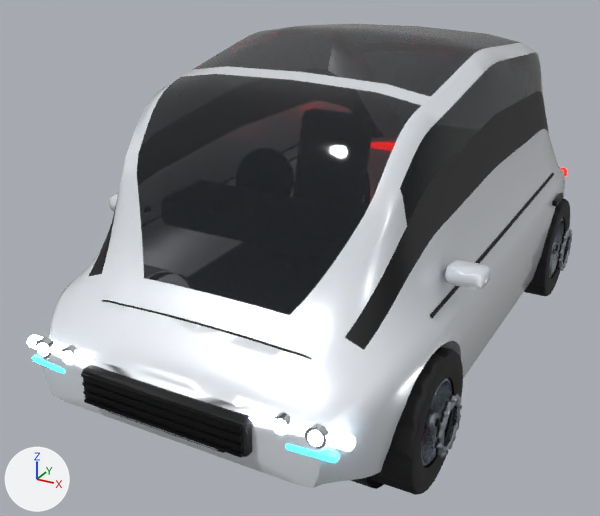
The glTF model godot-world-fracture/models/fleet/city-pod.glb as it was, and as the next commit left it.
Before and after are seen from a 50 mm lens placed at (1.74, -3.77, 2.26), pointed at (-0.19, -0.26, 0.51). Lighting does not change. The marker at lower left points along +X, +Y and +Z. The first picture is the older version. Where no turn or scale is listed for an object, it has been applied to the vertices. Vertices at exactly the same position are counted once.

Names of what the first picture shows: 'Body', 'WheelFR', 'WheelRR'.
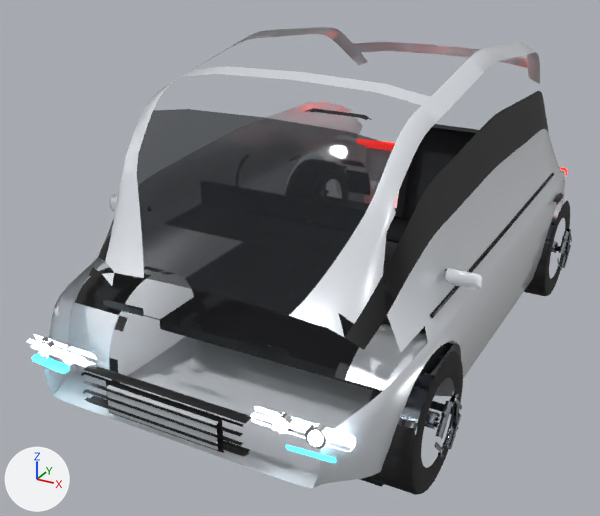
What differs and where, as boxes [x1, y1, x2, y2] in the pictures (600 x 516 px):
'Body', reshaped: before [26, 24, 567, 489]; after [27, 27, 567, 488]
'WheelFR', reshaped: before [369, 347, 463, 495]; after [369, 352, 463, 495]
'WheelRR', reshaped: before [524, 198, 572, 296]; after [524, 200, 572, 296]
part 1 of me_body, cut back: before [26, 24, 566, 489]; after [32, 205, 557, 463]
part 2 of me_tyre_001, deleted: before [435, 420, 445, 455]
part 3 of me_tyre_001, deleted: before [398, 347, 461, 468]
part 4 of me_tyre_003, deleted: before [557, 243, 565, 268]
part 5 of me_tyre_003, deleted: before [545, 198, 572, 278]

What the commit changed:
me_body is used by ob_body; location (0.0, 0.0, 0.0).
me_body had 4854 vertices, 9142 faces and spanned x -0.95..0.95, y -1.72..1.7, z -0.03..1.65.
me_body now has 3347 vertices, 4568 faces and spans x -0.95..0.94, y -1.72..1.7, z -0.03..1.6.
me_body part 1: 40 vertices moved within x -0.87..0.87, y -1.67..1.7, z 0.46..0.76; 1507 vertices removed from x -0.92..0.95, y -1.72..1.7, z -0.03..1.65.
me_tyre_001 is used by ob_wheelfr; location (0.77, -1.03, 0.3).
me_tyre_001 had 2868 vertices, 5282 faces and spanned x -0.11..0.158, y -0.298..0.298, z -0.3..0.3.
me_tyre_001 now has 1555 vertices, 2207 faces and spans x -0.11..0.158, y -0.298..0.292, z -0.3..0.3.
me_tyre_001 part 2: the loose piece of 126 vertices spanning x 0.132..0.158, y -0.109..-0.085, z -0.076..0.076 is deleted.
me_tyre_001 part 3: 1187 vertices removed from x -0.102..0.158, y -0.261..0.298, z -0.3..0.3.
me_tyre_003 is used by ob_wheelrr; location (0.77, 1.03, 0.3).
me_tyre_003 had 2868 vertices, 5282 faces and spanned x -0.11..0.158, y -0.298..0.298, z -0.3..0.3.
me_tyre_003 now has 1555 vertices, 2207 faces and spans x -0.11..0.158, y -0.298..0.292, z -0.3..0.3.
me_tyre_003 part 4: the loose piece of 126 vertices spanning x 0.132..0.158, y -0.109..-0.085, z -0.076..0.076 is deleted.
me_tyre_003 part 5: 1187 vertices removed from x -0.102..0.158, y -0.261..0.298, z -0.3..0.3.
